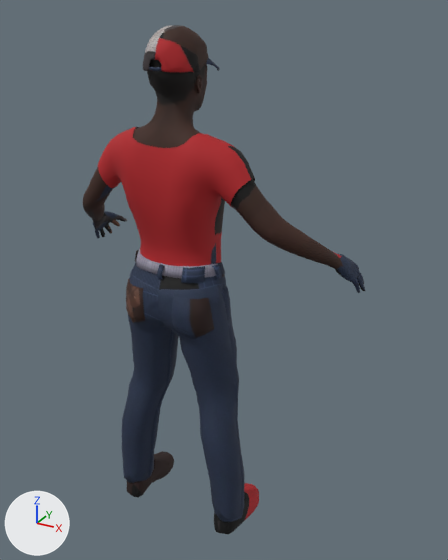
What one commit did to the glTF model public/models/humans/npc_man_tshirt_jeans_cap.glb.
One viewpoint serves both versions: a 50 mm lens placed at (1.019, -1.519, 1.735), pointed at (0.077, 0.194, 0.878). The lights are fixed; the arrows at lower left show +X, +Y and +Z. The picture after the commit comes second. Vertices at exactly the same position are counted once.

In view in the first picture: 'npc_man_tshirt_jeans_cap'.
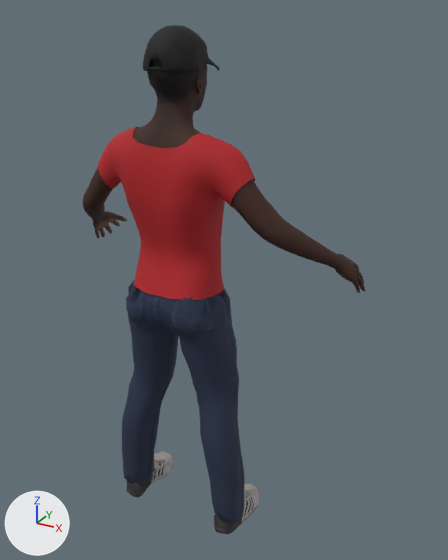
Changed parts and their boxes [x1, y1, x2, y2] in the pictures (448 x 560 px; the box of a moved part takes in the faces that stretch with it):
part 1 of me_npc_man_tshirt_jeans_cap, moved or reshaped: before [110, 153, 237, 417]; after [110, 153, 236, 417]
part 2 of me_npc_man_tshirt_jeans_cap, moved or reshaped (mostly hidden): before [214, 511, 245, 532]; after [214, 514, 220, 532]
part 3 of me_npc_man_tshirt_jeans_cap, moved or reshaped: before [138, 454, 165, 496]; after [139, 454, 165, 496]
part 4 of me_npc_man_tshirt_jeans_cap, moved or reshaped (mostly hidden): before [150, 41, 206, 60]; after [150, 51, 156, 60]
part 5 of me_npc_man_tshirt_jeans_cap, surface changed: [93, 25, 365, 534] in both

The edits, one by one:
me_npc_man_tshirt_jeans_cap is used by ob_npc_man_tshirt_jeans_cap; location (0.0, 0.0, 0.0).
me_npc_man_tshirt_jeans_cap had 5458 vertices, 9794 faces and spanned x -0.54..0.54, y -0.1..0.36, z -0.02..1.69.
me_npc_man_tshirt_jeans_cap now has 5453 vertices, 9798 faces and spans x -0.54..0.54, y -0.1..0.36, z -0.02..1.69.
me_npc_man_tshirt_jeans_cap part 1: 241 vertices moved from x -0.21..0.17, y -0.09..0.14, z 0.4..1.25 to x -0.21..0.15, y -0.09..0.13, z 0.4..1.25; 191 vertices removed from x -0.18..0.21, y -0.09..0.14, z 0.3..1.32; 194 vertices added at x -0.17..0.17, y -0.09..0.13, z 0.31..1.32.
me_npc_man_tshirt_jeans_cap part 2: 6 vertices moved from x 0.16..0.23, y -0.02..0.05, z 0.04..0.09 to x 0.16..0.24, y -0.03..0.05, z 0.06..0.09; 12 vertices removed from x 0.15..0.24, y -0.04..0.11, z 0.04..0.09; 11 vertices added at x 0.15..0.24, y -0.04..0.1, z 0.05..0.09.
me_npc_man_tshirt_jeans_cap part 3: 11 vertices moved from x -0.24..-0.15, y -0.03..0.1, z 0.02..0.09 to x -0.24..-0.16, y -0.03..0.08, z 0.06..0.09; 6 vertices removed from x -0.18..-0.16, y -0.03..0.07, z -0.01..0.09; 5 vertices added at x -0.18..-0.17, y -0.04..0.06, z 0.06..0.09.
me_npc_man_tshirt_jeans_cap part 4: 7 vertices moved within x -0.03..0.03, y -0.05..0.15, z 1.56..1.61; 4 vertices removed from x -0.06..0.06, y 0.1..0.18, z 1.56..1.64; 1 vertex added at x -0.06, y 0.17, z 1.56.
me_npc_man_tshirt_jeans_cap part 5: 6601 kept faces spanning x -0.54..0.54, y -0.1..0.36, z -0.02..1.69 get new texture (UV) coordinates.
Other edits to the shape of me_npc_man_tshirt_jeans_cap do not show in these pictures.
